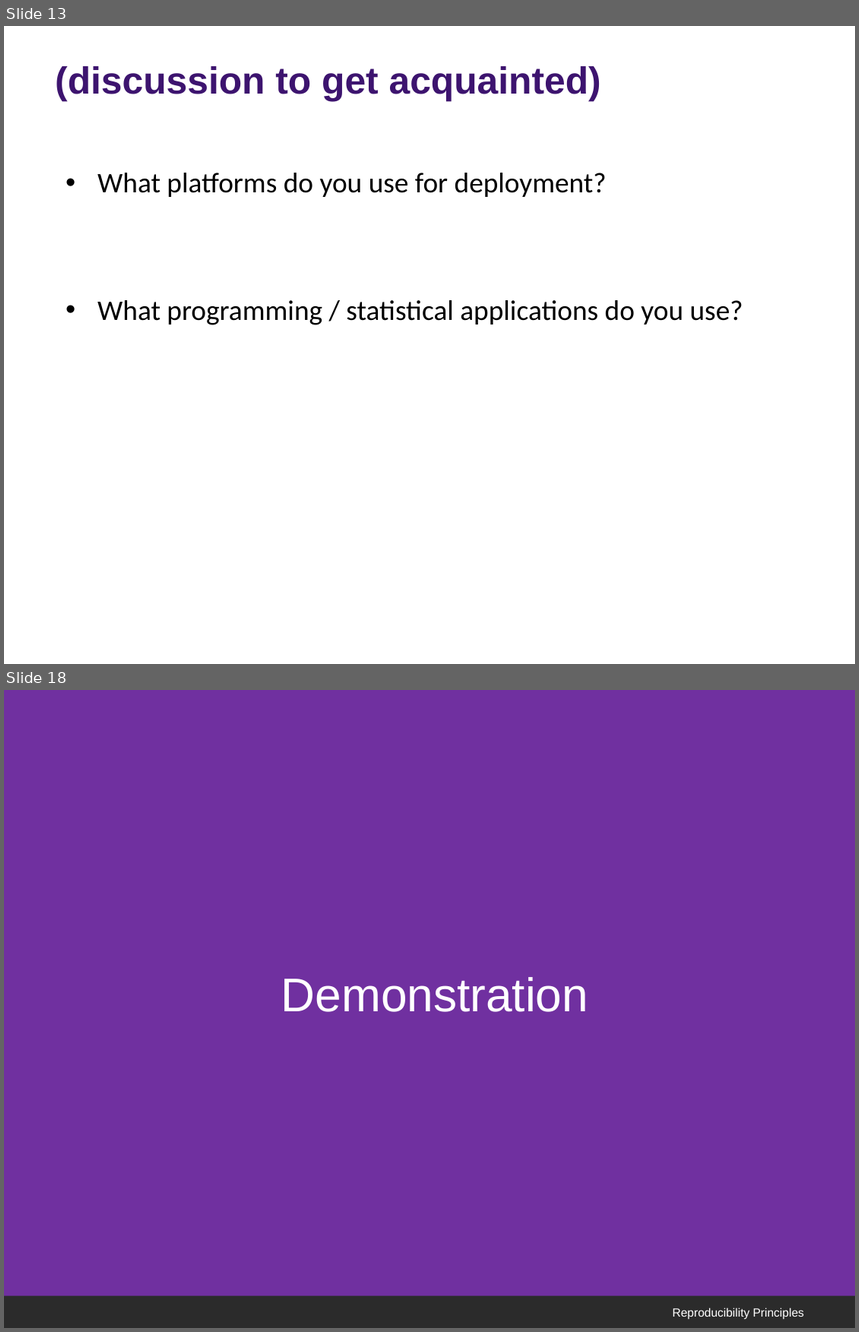
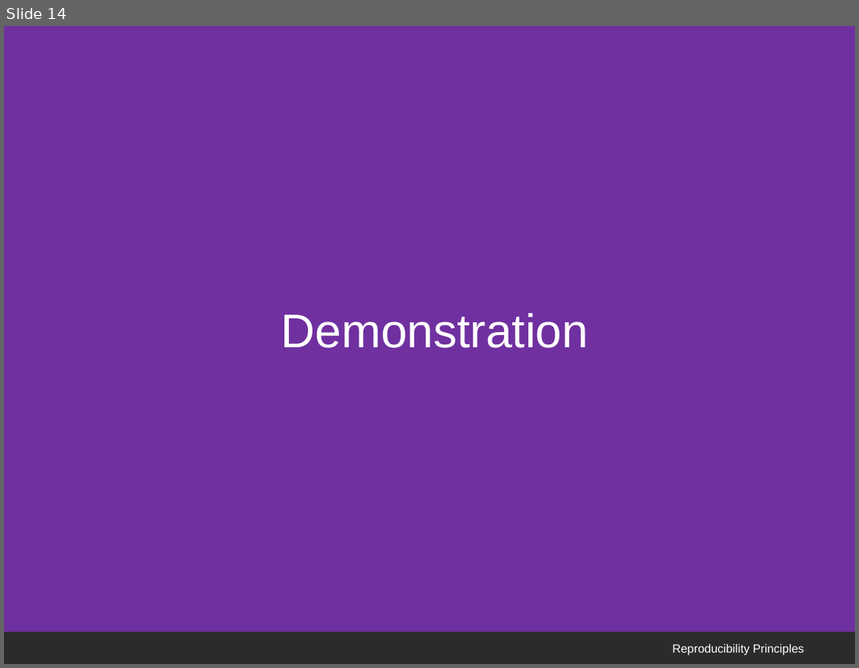
Before and after one commit to rs-kellogg/2023-phd-workshop, a slide deck: session-7-qualtrics/Session 7 - Qualtrics.pptx. Shown one above the other, each under a label of ours: slides 13 and 18 before the commit, slide 14 after it; the slides between them are not shown. The pictures are 859x1332 and 859x668 pixels, drawn with LibreOffice and Linux fonts; fonts in the diff are those of the drawing; background and template pictures are left out; a plain dark background stands for a picture behind light text. Boxes give left, top, right and bottom in pixels: in the first picture for what was removed or moved away, otherwise in the second. Text is boxed around its words. In the diff, an @@ line names an element or a change of style, - is before the commit and + after.

```diff
--- a/session-7-qualtrics/Session 7 - Qualtrics.pptx
+++ b/session-7-qualtrics/Session 7 - Qualtrics.pptx
@@ slide 13 removed at [4, 26, 855, 664], background picture (left out) @@
@@ title removed at [55, 66, 601, 102] @@
-(discussion to get acquainted)
@@ text removed at [97, 173, 743, 325] @@
-• What platforms do you use for deployment?
-• What programming / statistical applications do you use?
@@ text removed at [430, 632, 813, 664] @@
-Using Qualtrics
@@ what was slide 18 is now slide 14 @@
```
Also in this commit, not shown: 8 slides changed, 6 slides added, 2 other slides removed.
